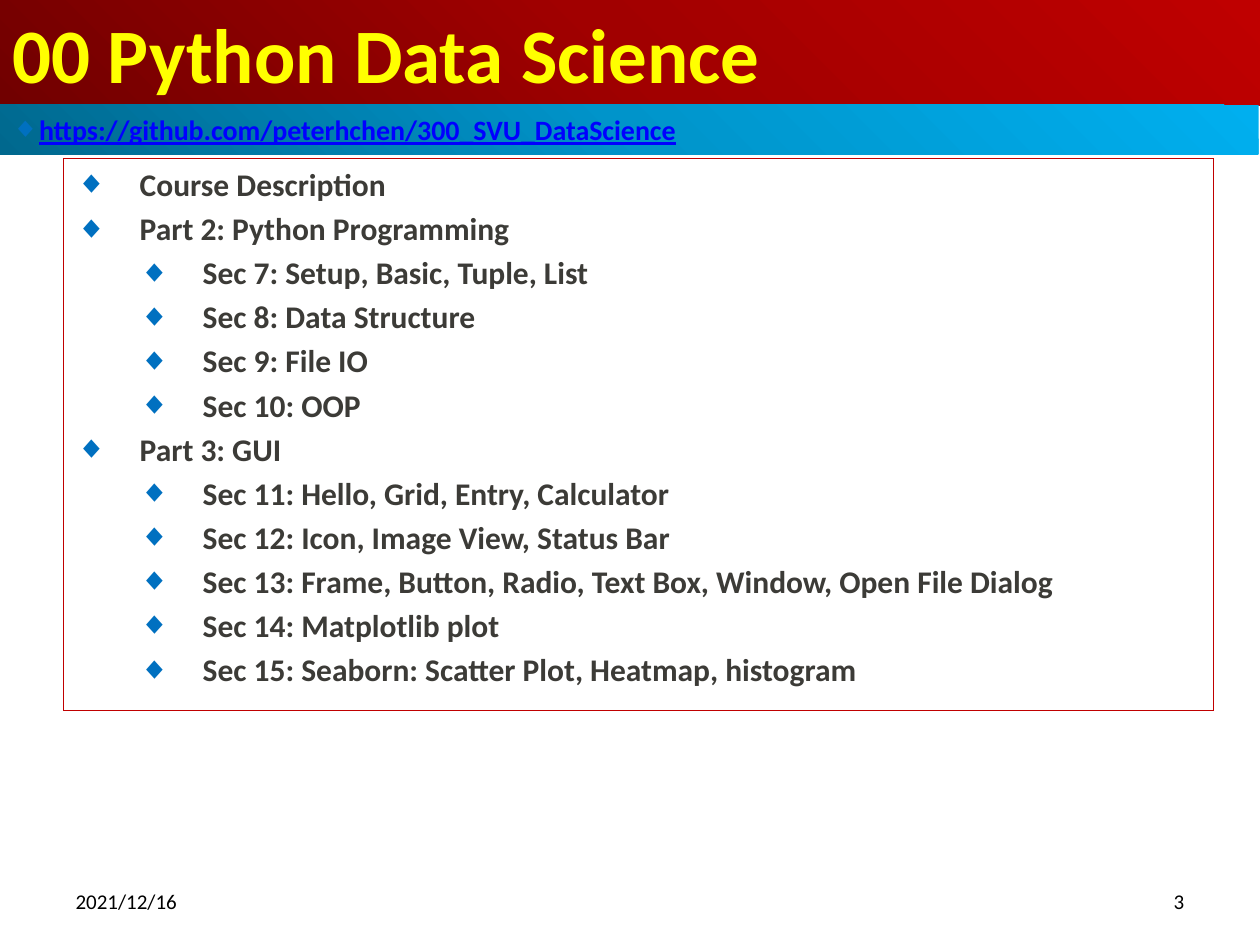
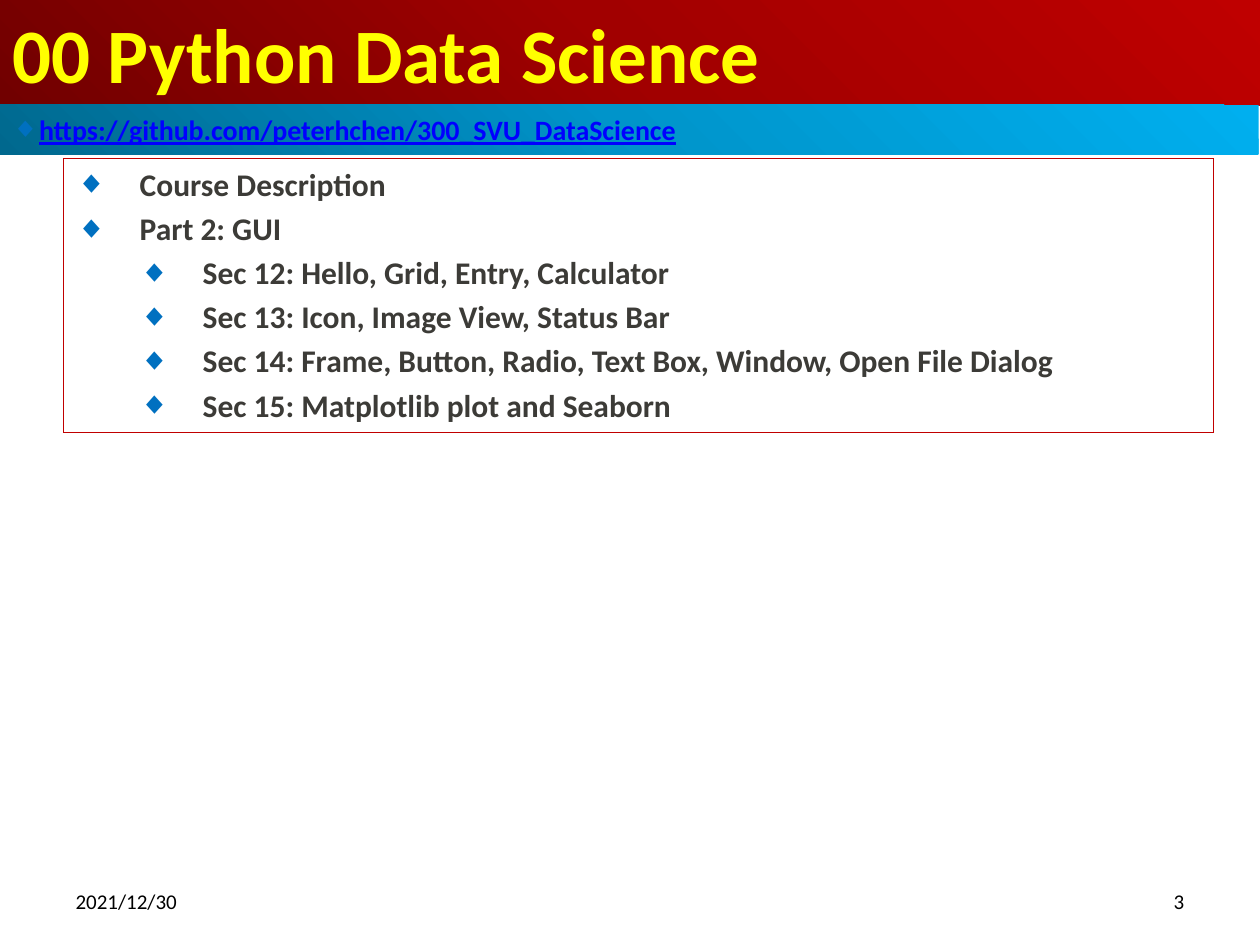
Before and after one commit to peterhchen/650_DockerPythonGUI, a slide deck: slide 3 of 00_DockerPythonGui_Syllabus.pptx. Drawn at 1260x945 pixels with LibreOffice and Linux fonts; fonts in the diff are those of the drawing. Boxes give left, top, right and bottom in pixels: in the first picture for what was removed or moved away, otherwise in the second. Text is boxed around its words. In the diff, an @@ line names an element or a change of style, - is before the commit and + after.

```diff
--- a/00_DockerPythonGui_Syllabus.pptx
+++ b/00_DockerPythonGui_Syllabus.pptx
@@ subtitle "Course Description": place and size @@
-subtitle "Course Description" at box(63, 159, 1213, 711)
+subtitle "Course Description" at box(63, 159, 1213, 432)
@@ subtitle at box(140, 219, 1053, 422): text changed @@
-◆ Part 2: Python Programming
-  ◆ Sec 7: Setup, Basic, Tuple, List
-  ◆ Sec 8: Data Structure
-  ◆ Sec 9: File IO
-  ◆ Sec 10: OOP
-◆ Part 3: GUI
-  ◆ Sec 11: Hello, Grid, Entry, Calculator
-  ◆ Sec 12: Icon, Image View, Status Bar
-  ◆ Sec 13: Frame, Button, Radio, Text Box, Window, Open File Dialog
-  ◆ Sec 14: Matplotlib plot
-  ◆ Sec 15: Seaborn: Scatter Plot, Heatmap, histogram
+◆ Part 2: GUI
+  ◆ Sec 12: Hello, Grid, Entry, Calculator
+  ◆ Sec 13: Icon, Image View, Status Bar
+  ◆ Sec 14: Frame, Button, Radio, Text Box, Window, Open File Dialog
+  ◆ Sec 15: Matplotlib plot and Seaborn
@@ text at box(76, 894, 177, 910): text changed @@
-2021/12/16
+2021/12/30
```
Also in this commit, not shown: 3 other slides changed.
